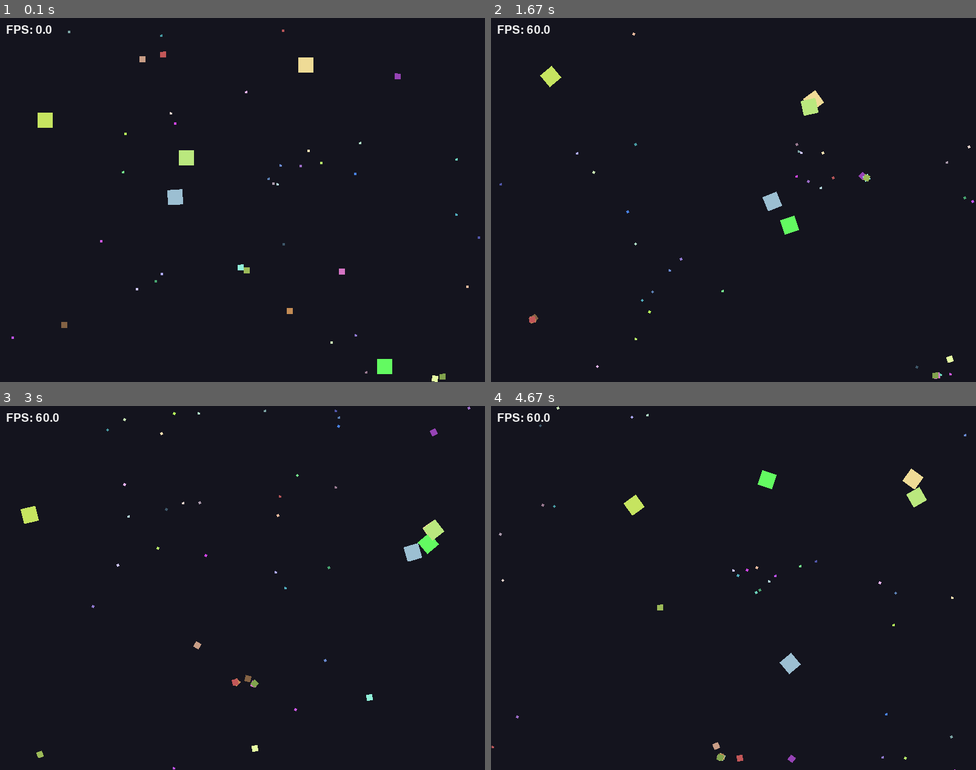
Above: before the commit, frames 1-4 (two rows, left to right).
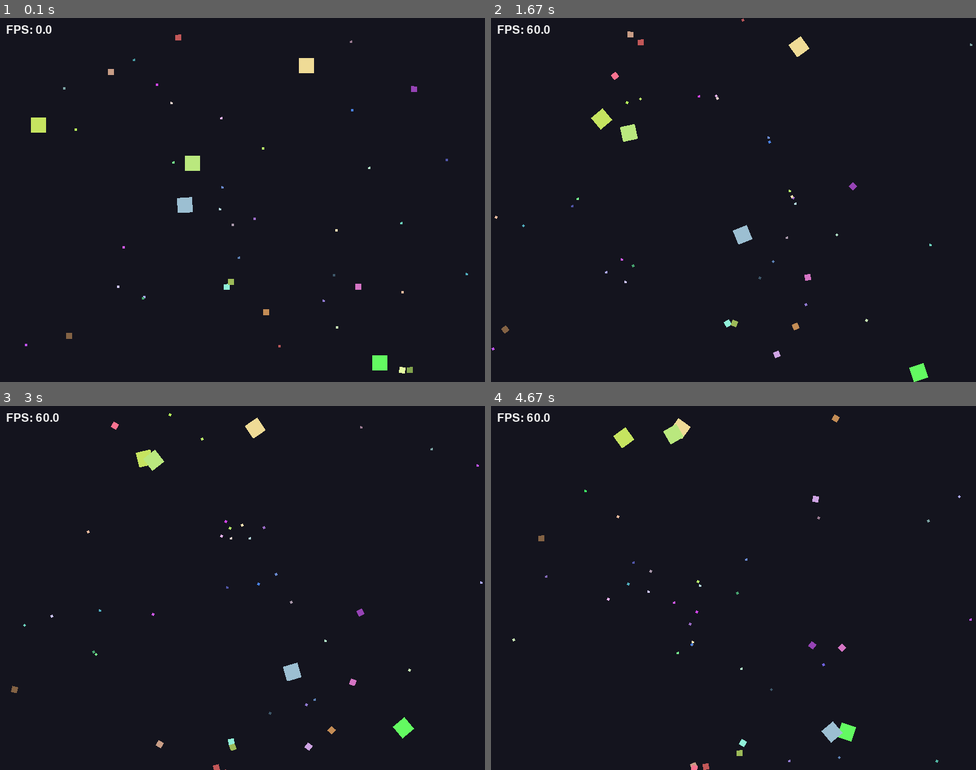
Above: after the commit, the same moments.

Repository: AgentAK2007/lab8-pygame
Game: pygame game, started from main.py
Two runs of this game, one before a commit and one after it. Both use one fixed random seed, a clock stepped at 60 frames per second and the inputs below.
Inputs:
- Up to frame 1 (0.1 s): no input
- Up to frame 2 (1.67 s): no input
- Up to frame 3 (3 s): no input
- Up to frame 4 (4.67 s): no input

The runs differ from the first frame. In frame 1, 1.3% of the frame differs, in the area x 2-99%, y 3-100%; in frame 2, 1.7%, in the area x 0-100%, y 0-100%; in frame 3, 1.7%; in frame 4, 1.7%.

Commit message:
exam: q5 - eating

Diff:
--- a/main.py
+++ b/main.py
@@ -12,7 +12,7 @@
 MIN_SQUARE_SIZE = 15 # The smallest a square can possibly be.
 MAX_SQUARE_SIZE = 50 # The largest a square can possibly be.
 # BASE_SPEED is a massive number because it's divided by the square's size later to calculate real speed.
-BASE_SPEED = 7200
+BASE_SPEED = 1000
 SQUARE_COUNT = 30 # We will spawn exactly 30 squares at the start.
 BACKGROUND_COLOR = (20, 20, 30) # A dark blue/grey background color (Red=20, Green=20, Blue=30).
 FPS = 60 # We want the game to try and run at 60 Frames Per Second.
@@ -192,23 +192,23 @@
         # Recalculate my natural speed based on my size.
         speed = BASE_SPEED / self.size
 
-        # PRIORITY 1: RUN FOR YOUR LIFE
-        # If there is a threat AND it is closer than 150 pixels...
+        # PRIORITY 1: Flee
+        # If there is chasing square that is closer than 150 pixels...
         if threat and self.distance_between_centers(threat) < 150:
-            # Get the direction to run away (length of 1).
             flee_vx, flee_vy = self.compute_flee_vector(threat)
-            # Multiply that direction by our speed to set our new velocity.
-            self.vx = flee_vx * speed
-            self.vy = flee_vy * speed
-
-        # PRIORITY 2: HUNT FOR FOOD
-        # Only happens if Priority 1 didn't trigger. If prey is closer than 200 pixels...
+
+            # Fleeinh square slower
+            self.vx = flee_vx * (speed * 0.5)
+            self.vy = flee_vy * (speed * 0.5)
+
+        # PRIORITY 2:Chase
+        #If Priority 1 didn't trigger. If smaller square closer than 200
         elif prey and self.distance_between_centers(prey) < 200:
-            # Get the direction pointing at the prey.
             chase_vx, chase_vy = self.compute_chase_vector(prey)
-            # Multiply direction by speed.
-            self.vx = chase_vx * speed
-            self.vy = chase_vy * speed
+
+            #Make the chasing sqaure 2x faster when chasing
+            self.vx = chase_vx * (speed * 2.0)
+            self.vy = chase_vy * (speed * 2.0)
 
         # --- RANDOM WIGGLES (JITTER) ---
         # 5% chance every single frame to wiggle slightly off path.
@@ -256,6 +256,19 @@
         self.x = self.x % WINDOW_WIDTH
         self.y = self.y % WINDOW_HEIGHT
 
+        #EXERCISE 5
+        #Looks through every square
+        for other in squares:
+            #Skip self and squares that are already dead
+            if other is self or other.is_dead or self.is_dead:
+                continue
+
+            #only eat squares that are STRICTLY smaller than self
+            if self.size > other.size:
+                #Use the function we wrote in Exercise 4 to check for a collision
+                if self.check_collision(other):
+                    #Mark the smaller square as dead.
+                    other.is_dead = True
 
     # --- DRAW IT TO THE SCREEN ---
     def draw(self, surface: pygame.Surface) -> None:
Not shown, changed: MY_EXAM.md
